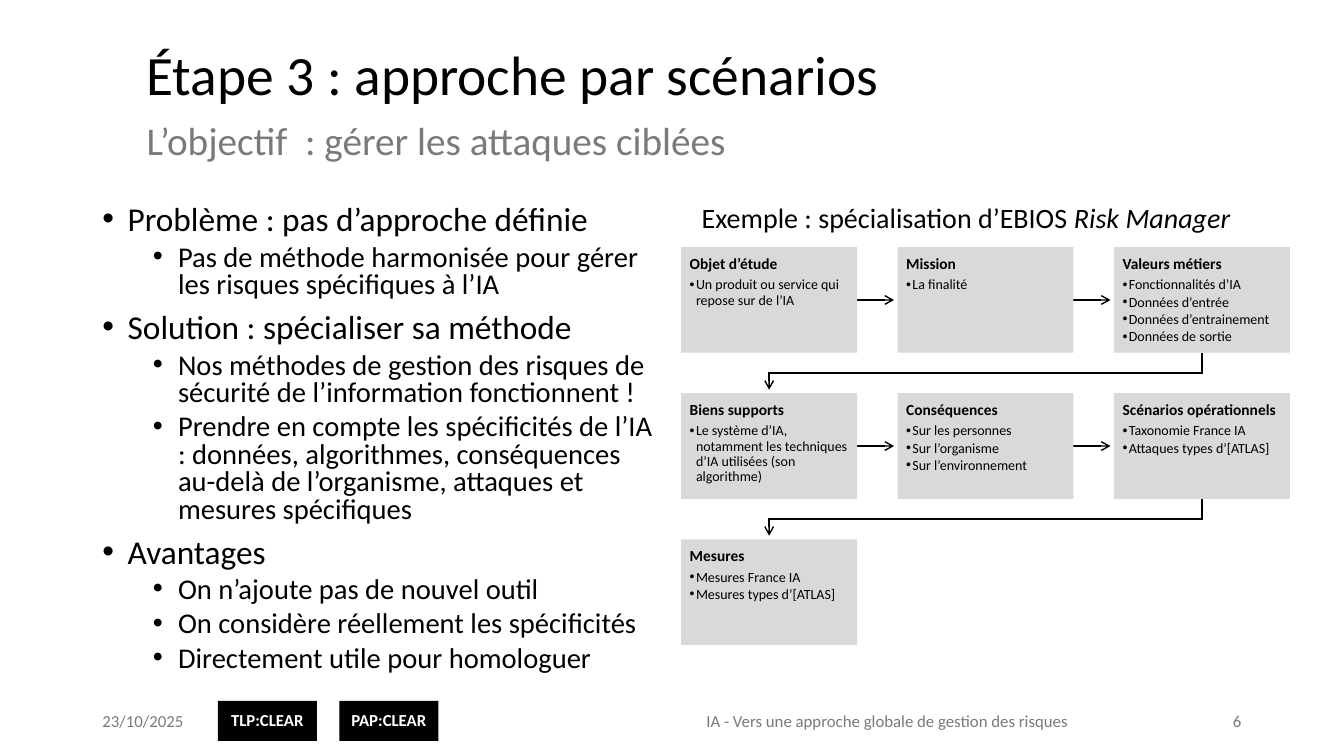
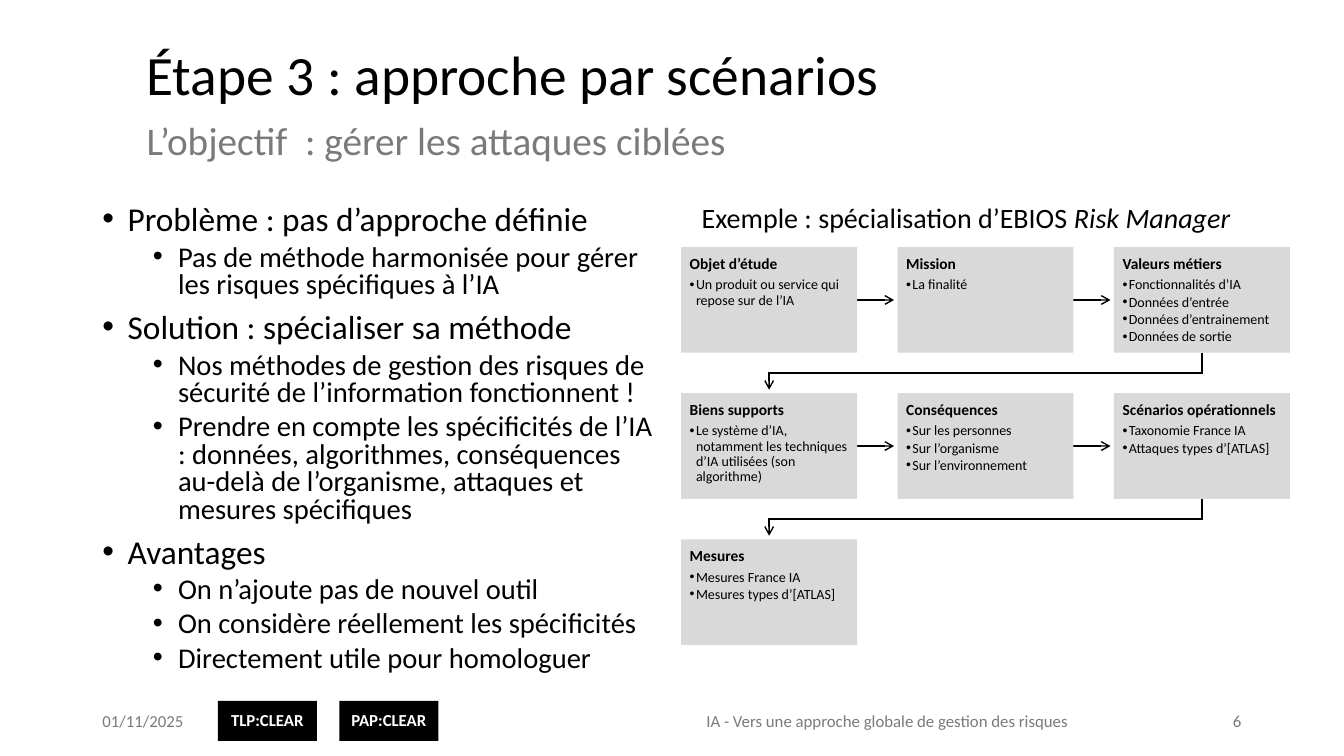
Before and after one commit to matthieu-grall/ai, a slide deck: slide 6 of IA - Gestion des risques - Présentation.pptx. Drawn at 1344x756 pixels with LibreOffice and Linux fonts; fonts in the diff are those of the drawing; background and template pictures are left out. Boxes give left, top, right and bottom in pixels: in the first picture for what was removed or moved away, otherwise in the second. Text is boxed around its words. In the diff, an @@ line names an element or a change of style, - is before the commit and + after.

```diff
--- a/IA - Gestion des risques - Présentation.pptx
+++ b/IA - Gestion des risques - Présentation.pptx
@@ text at [102,715,183,728]: text changed @@
-23/10/2025
+01/11/2025
```
Also in this commit, not shown: 11 other slides changed, 1 other file.
